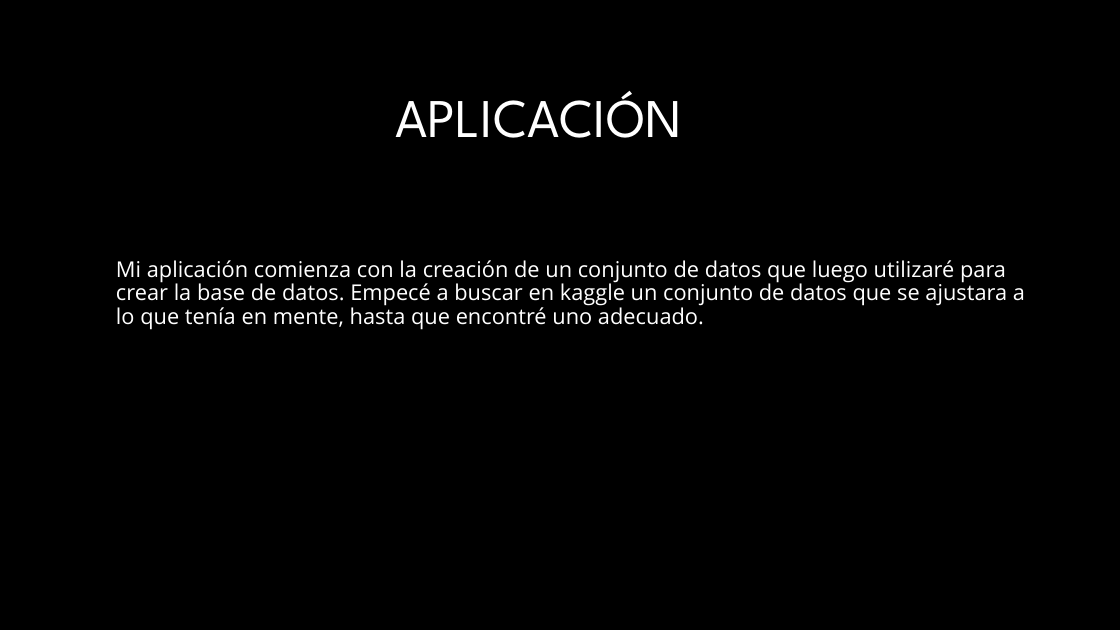
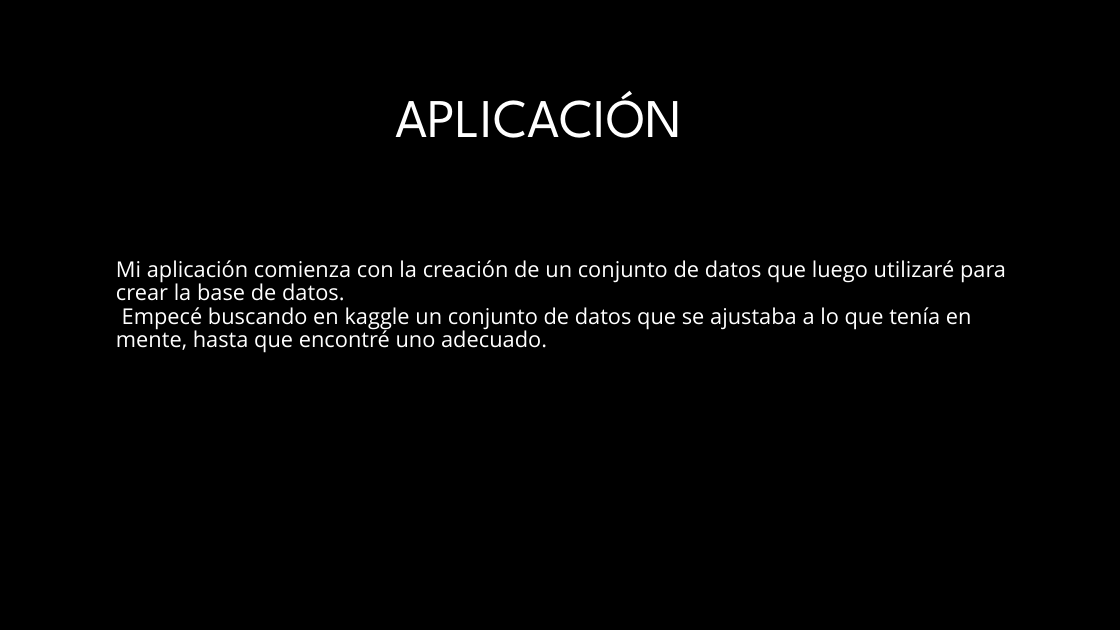
Before and after one commit to Catalfa/Recommandation_system, a slide deck: slide 5 of presentation/presentacion.pptx. Drawn at 1120x630 pixels with LibreOffice and Linux fonts; fonts in the diff are those of the drawing; background and template pictures are left out. Boxes give left, top, right and bottom in pixels: in the first picture for what was removed or moved away, otherwise in the second. Text is boxed around its words. In the diff, an @@ line names an element or a change of style, - is before the commit and + after.

```diff
--- a/presentation/presentacion.pptx
+++ b/presentation/presentacion.pptx
@@ text at box(116, 260, 1006, 353): text changed @@
-Mi aplicación comienza con la creación de un conjunto de datos que luego utilizaré para crear la base de datos. Empecé a buscar en kaggle un conjunto de datos que se ajustara a lo que tenía en mente, hasta que encontré uno adecuado.
+Mi aplicación comienza con la creación de un conjunto de datos que luego utilizaré para crear la base de datos.
+Empecé buscando en kaggle un conjunto de datos que se ajustaba a lo que tenía en mente, hasta que encontré uno adecuado.
```
Also in this commit, not shown: 3 other slides changed, 3 other files.
